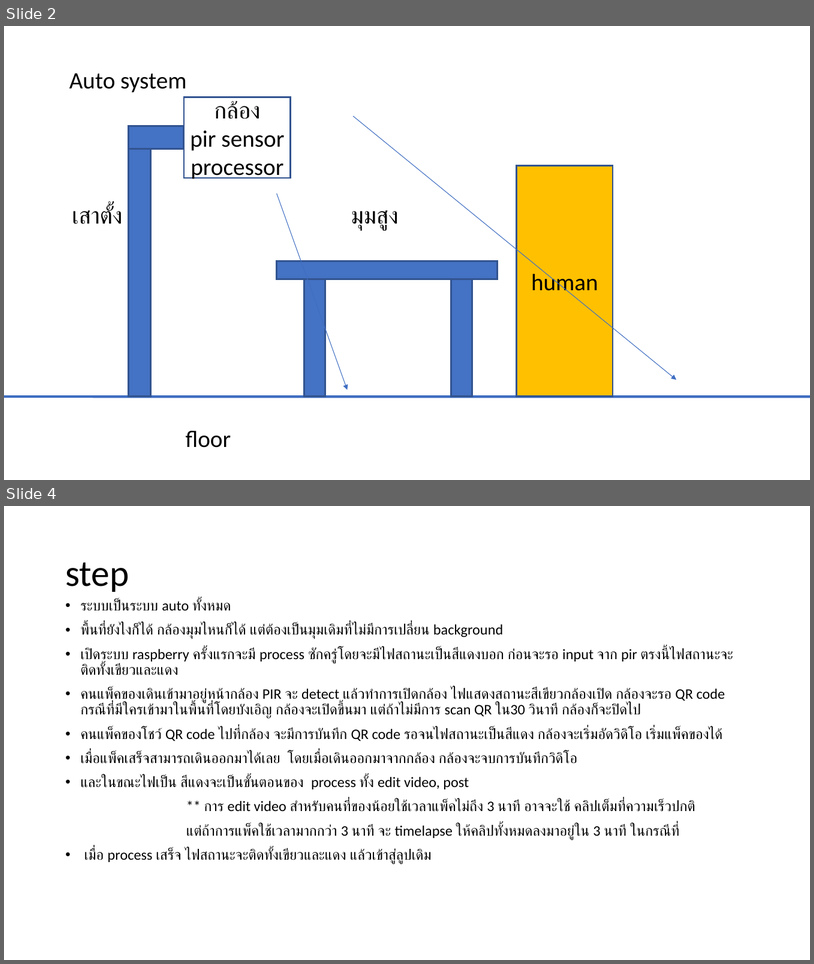
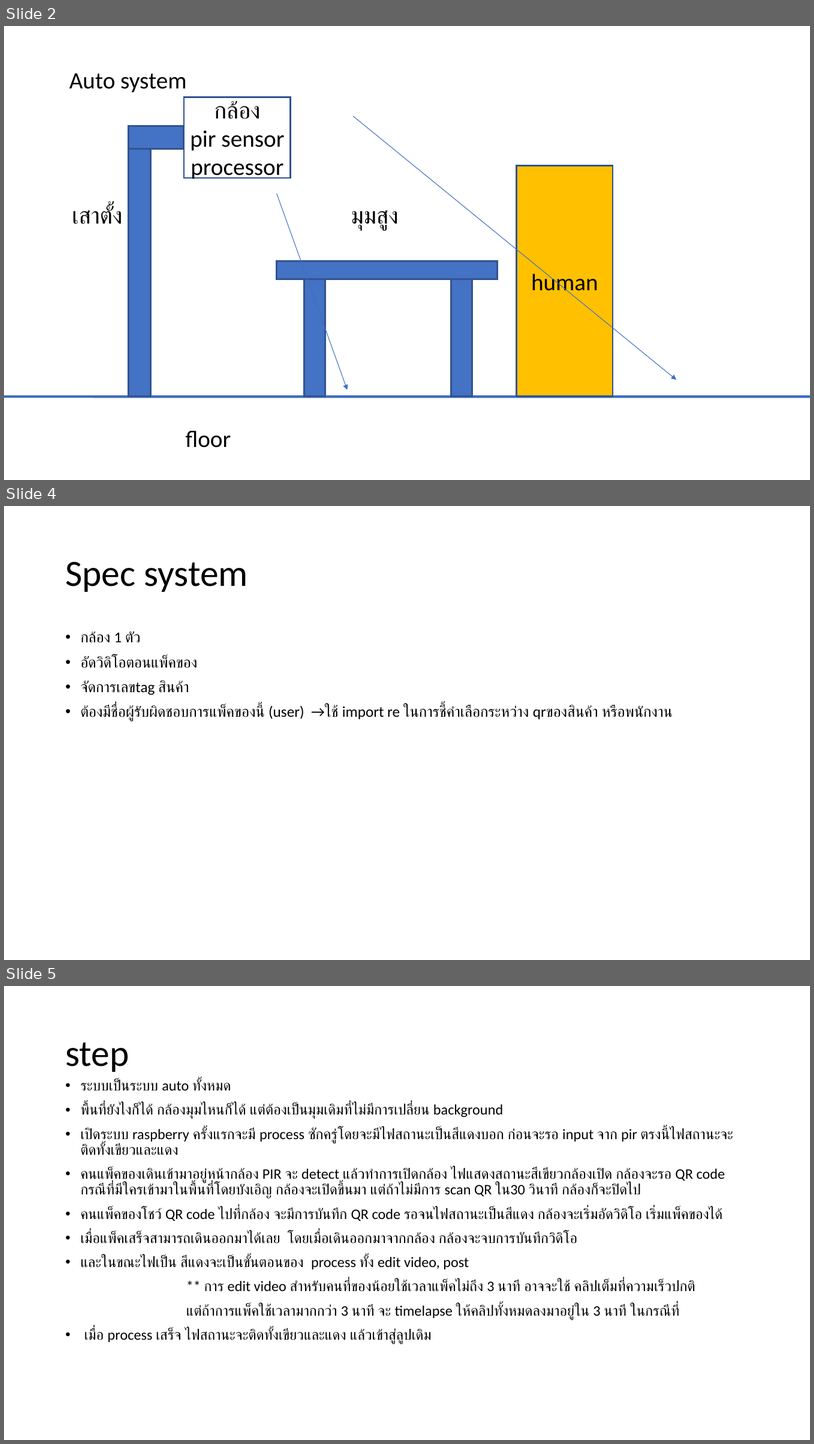
Before and after one commit to kavinteng/packing-video-capture, a slide deck: packing.pptx. Shown one above the other, each under a label of ours: slides 2 and 4 before the commit, slides 2, 4 and 5 after it; the slides between them are not shown. The pictures are 814x964 and 814x1444 pixels, drawn with LibreOffice and Linux fonts; fonts in the diff are those of the drawing. Boxes give left, top, right and bottom in pixels: in the first picture for what was removed or moved away, otherwise in the second. Text is boxed around its words. In the diff, an @@ line names an element or a change of style, - is before the commit and + after.

```diff
--- a/packing.pptx
+++ b/packing.pptx
@@ slide 4 added at box(4, 506, 810, 960), background #FFFFFF @@
@@ text added at box(65, 562, 248, 592), 44 pt, text #000000 @@
+Spec system
@@ text added at box(81, 631, 673, 721), 18 pt, text #000000 @@
+• กล้อง 1 ตัว
+• อัดวิดิโอตอนแพ็คของ
+• จัดการเลขtag สินค้า
+• ต้องมีชื่อผู้รับผิดชอบการแพ็คของนี้ (user) →ใช้ import re ในการชี้คำเลือกระหว่าง qrของสินค้า หรือพนักงาน
@@ what was slide 4 is now slide 5 @@
```
Also in this commit, not shown: 1 slide changed.
